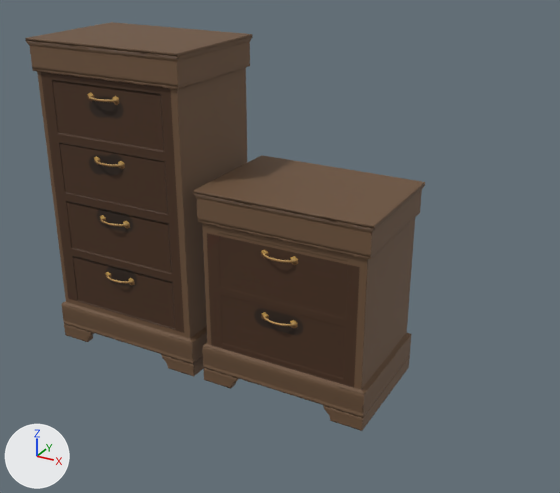
An edit to the FBX model I  am not Alone/Assets/Toon Furniture/Models/headboard_1.fbx, drawn before and after from the same camera.
Rendered twice from a 50 mm camera at (3.68, -5.63, 4.07) aimed at (0.63, -0.08, 1.29). The axes (+X, +Y, +Z) are drawn at lower left. The lights are the same throughout. Vertices at the same position are counted once.
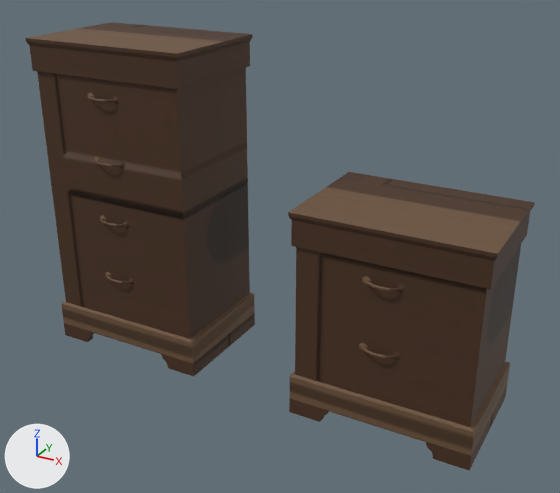
The newer file is also rescaled (x2.54), turned or shifted as a whole; pictures and numbers use the older file's frame.

Scene script edits in JSON lines:
```json
{"block": "me_mesh_001", "where": "me_mesh_001.from_pydata(...)  # 268 vertices, 446 faces; spans x -0.82..0.82, y -0.61..0.58, z 0.0..3.0"}
{"block": "me_mesh_001", "where": "# used by ob_cube_002; location = (-0.835, 0.0, 0.0)"}
{"block": "me_mesh_001", "change": "me_mesh_001 part 1: 446 kept faces spanning x -0.82..0.82, y -0.61..0.58, z 0.0..3.0 get new texture (UV) coordinates"}
{"op": "add", "block": "me_mesh_001_1", "code": ["me_mesh_001_1 = bpy.data.meshes.new('Mesh.001')", "me_mesh_001_1.from_pydata(...)  # 170 vertices, 282 faces; spans x 0.9..2.54, y -0.61..0.58, z 0.0..1.88", "me_mesh_001_1.materials.append(mat_material)"]}
{"op": "remove", "block": "ob_cube_000", "code": ["ob_cube_000 = bpy.data.objects.new('Cube.000', me_mesh)", "ob_cube_000.location = (0.886, 0.0, 0.0)"]}
{"op": "add", "block": "ob_object001", "code": ["ob_object001 = bpy.data.objects.new('Object001', me_mesh_001_1)", "ob_object001.location = (0.105, -0.059, 0.0)"]}
```

Boxes (x1, y1, x2, y2) around the edits, measured in the pictures (560 x 493 px):
```json
{"object": "Object001", "change": "added", "after": [288, 172, 535, 471]}
{"object": "Cube.000", "change": "deleted", "before": [193, 155, 425, 431]}
{"part": 1, "of": "me_mesh_001", "change": "surface changed", "before": [25, 22, 252, 377], "after": [25, 22, 252, 377]}
```
